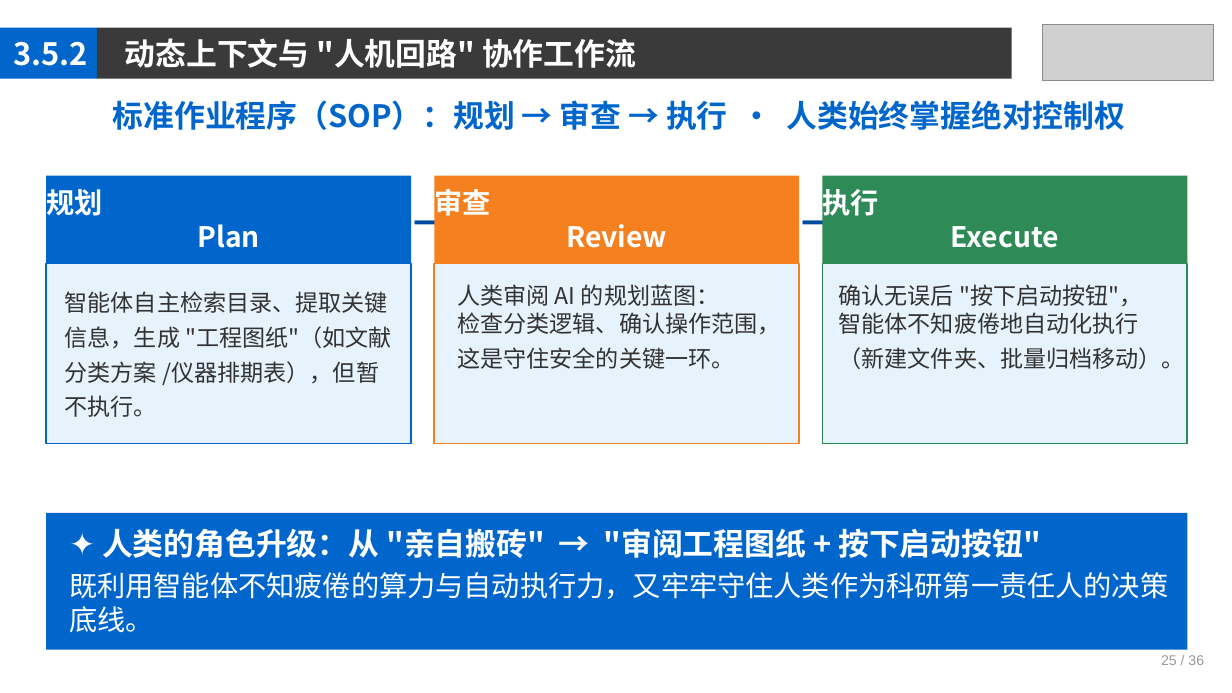
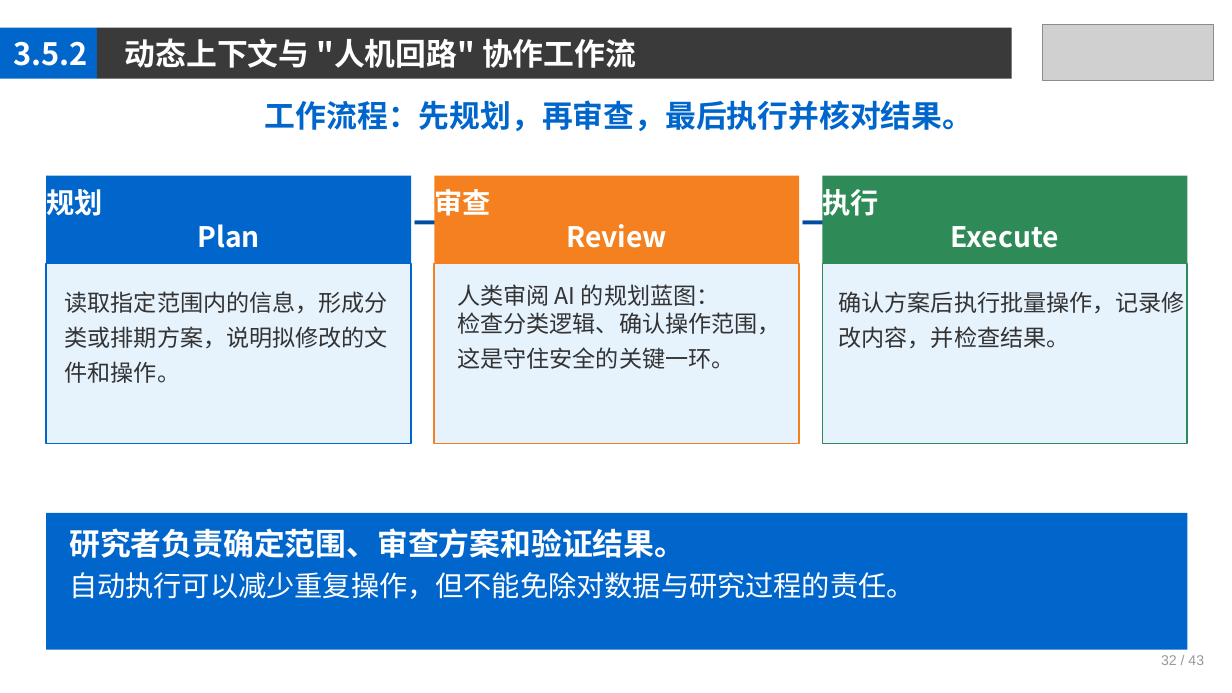
Before and after one commit to jpqiang/AIGC, a slide deck: slide 32 of 课件/第3章.pptx. Drawn at 1232x693 pixels with LibreOffice and Linux fonts; fonts in the diff are those of the drawing; grey boxes stand for pictures. Boxes give left, top, right and bottom in pixels: in the first picture for what was removed or moved away, otherwise in the second. Text is boxed around its words. In the diff, an @@ line names an element or a change of style, - is before the commit and + after.

```diff
--- a/课件/第3章.pptx
+++ b/课件/第3章.pptx
@@ text at <box>265,100,973,131</box>: text changed @@
-标准作业程序（SOP）：规划 → 审查 → 执行 · 人类始终掌握绝对控制权
+工作流程：先规划，再审查，最后执行并核对结果。
@@ text at <box>65,291,388,383</box>: text changed @@
-智能体自主检索目录、提取关键信息，生成 "工程图纸"（如文献分类方案 /仪器排期表），但暂不执行。
+读取指定范围内的信息，形成分类或排期方案，说明拟修改的文件和操作。
@@ text at <box>839,291,1185,348</box>: text changed @@
-确认无误后 "按下启动按钮"，
-智能体不知疲倦地自动化执行
-（新建文件夹、批量归档移动）。
+确认方案后执行批量操作，记录修改内容，并检查结果。
@@ text at <box>69,528,685,558</box>: text changed @@
-✦ 人类的角色升级：从 "亲自搬砖" → "审阅工程图纸 + 按下启动按钮"
+研究者负责确定范围、审查方案和验证结果。
@@ text at <box>69,572,914,599</box>: text changed @@
-既利用智能体不知疲倦的算力与自动执行力，又牢牢守住人类作为科研第一责任人的决策底线。
+自动执行可以减少重复操作，但不能免除对数据与研究过程的责任。
@@ text at <box>1161,655,1204,665</box>: text changed @@
-25 / 36
+32 / 43
```
Also in this commit, not shown: 40 other slides changed, 1 other file.
